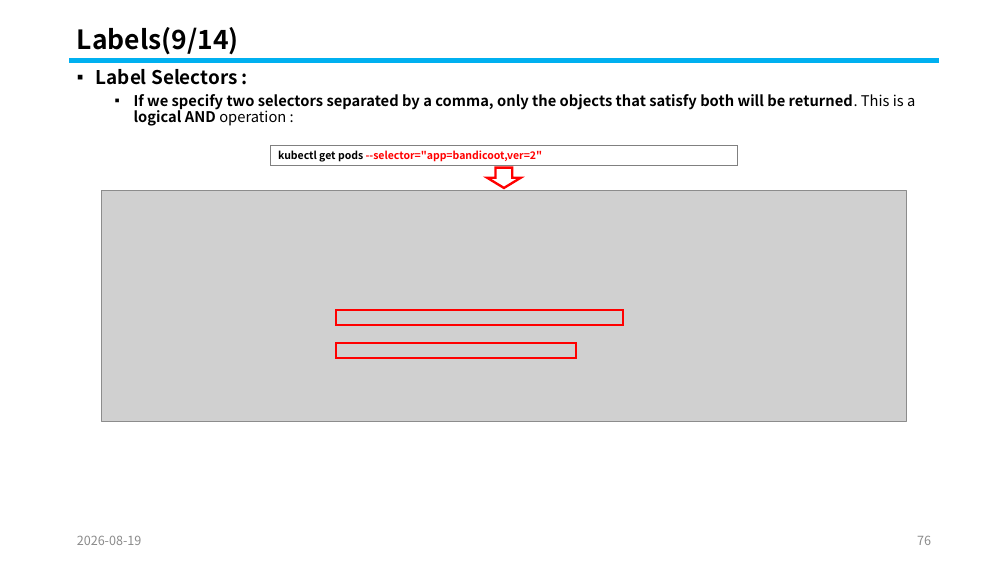
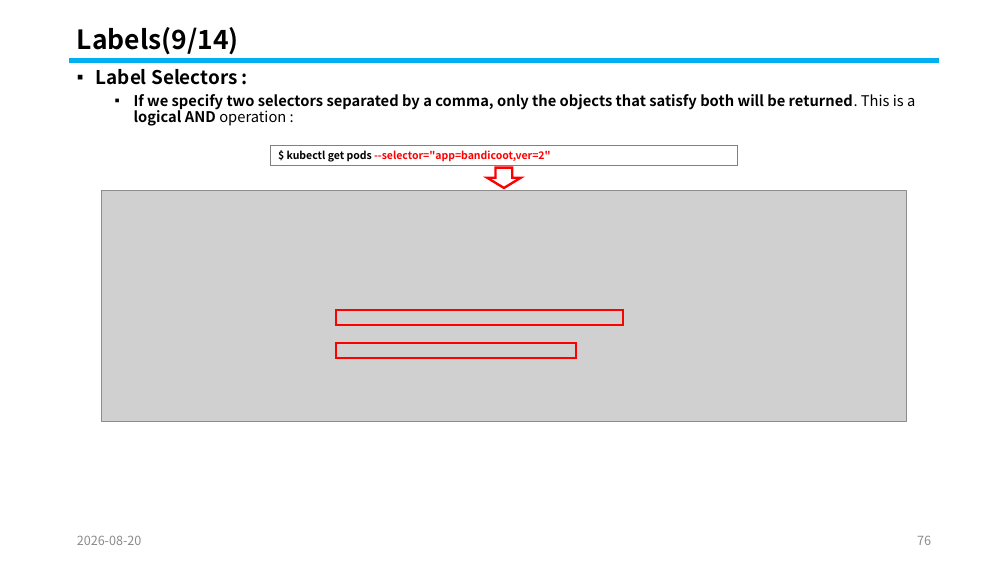
Before and after one commit to knix008/TestSimulator, a slide deck: slide 76 of Kubernetes/Kubernetes Part 02-2026.08.25.pptx. Drawn at 1008x567 pixels with LibreOffice and Linux fonts; fonts in the diff are those of the drawing; grey boxes stand for pictures. Boxes give left, top, right and bottom in pixels: in the first picture for what was removed or moved away, otherwise in the second. Text is boxed around its words. In the diff, an @@ line names an element or a change of style, - is before the commit and + after.

```diff
--- a/Kubernetes/Kubernetes Part 02-2026.08.25.pptx
+++ b/Kubernetes/Kubernetes Part 02-2026.08.25.pptx
@@ text in rectangle at [287, 150, 551, 162]: text changed @@
-kubectl get pods --selector="app=bandicoot,ver=2"
+$ kubectl get pods --selector="app=bandicoot,ver=2"
@@ text at [77, 536, 142, 545]: text changed @@
-2026-08-19
+2026-08-20
```
Also in this commit, not shown: 115 other slides changed, 1 other file.
